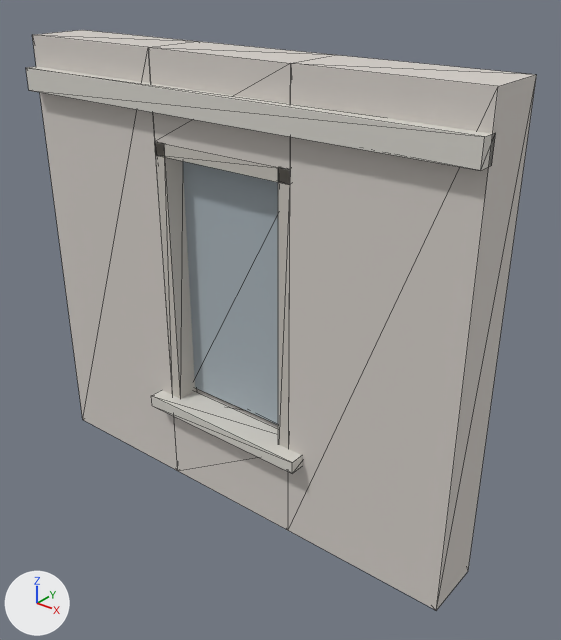
The glTF model public/models/facade/bay_tenement.lod2.glb: old version first, new version second.
Rendered twice from a 50 mm camera at (3.34, -3.55, 3.9) aimed at (0.26, 0.3, 1.52). Arrows for +X, +Y and +Z are at lower left; the lights stay in place. The picture after the commit comes second. Mesh edges are drawn as thin lines. Where no turn or scale is listed for an object, it has been applied to the vertices. Vertices at exactly the same position are counted once.

In view in the first picture: 'facade_bay_tenement'.
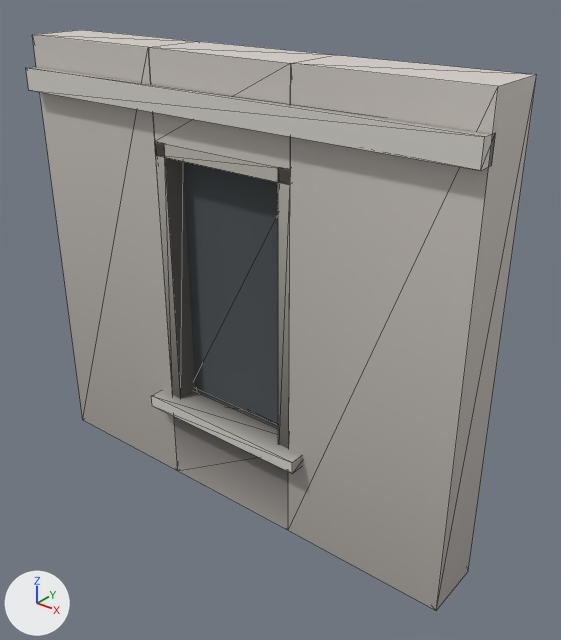
Location of each change, [x1, y1, x2, y2] in pixels of the pictures (561 x 640 px; the box of a moved part takes in the faces that stretch with it):
'facade_bay_tenement', recoloured, reshaped (darker)
    both: [26, 30, 537, 610]
part 1 of me_facade_bay_tenement, moved or reshaped
    both: [278, 168, 290, 449]

Diff of the bpy script that builds the scene:
```diff
--- a/public/models/facade/bay_tenement.lod2.glb.py
+++ b/public/models/facade/bay_tenement.lod2.glb.py
@@ mat_brick_painted @@
 n0 = _N.new('ShaderNodeBsdfPrincipled'); n0.name = 'Principled BSDF'
-n0.inputs[0].default_value = (0.66, 0.62, 0.58, 1.0)  # 'Base Color', light grey #d4cec8
 n0.inputs[2].default_value = 0.85  # 'Roughness'
 n1 = _N.new('ShaderNodeOutputMaterial'); n1.name = 'Material Output'
+n2 = _N.new('ShaderNodeMix'); n2.name = 'Mix'
+n2.data_type = 'RGBA'
+n2.blend_type = 'MULTIPLY'
+n2.inputs[0].default_value = 1.0  # 'Factor'
+n2.inputs[7].default_value = (0.66, 0.62, 0.58, 1.0)  # 'B', light grey #d4cec8
+n3 = _N.new('ShaderNodeVertexColor'); n3.name = 'Color Attribute'
 _L.new(n0.outputs[0], n1.inputs[0])  # 'BSDF' to 'Surface'
+_L.new(n2.outputs[2], n0.inputs[0])  # 'Result' to 'Base Color'
+_L.new(n3.outputs[0], n2.inputs[6])  # 'Color' to 'A'
@@ mat_glass_shop @@
 n0 = _N.new('ShaderNodeBsdfPrincipled'); n0.name = 'Principled BSDF'
-n0.inputs[0].default_value = (0.4, 0.46, 0.5, 1.0)  # 'Base Color', grey #aab5bc
 n0.inputs[2].default_value = 0.85  # 'Roughness'
 n1 = _N.new('ShaderNodeOutputMaterial'); n1.name = 'Material Output'
+n2 = _N.new('ShaderNodeMix'); n2.name = 'Mix'
+n2.data_type = 'RGBA'
+n2.blend_type = 'MULTIPLY'
+n2.inputs[0].default_value = 1.0  # 'Factor'
+n2.inputs[7].default_value = (0.4, 0.46, 0.5, 1.0)  # 'B', grey #aab5bc
+n3 = _N.new('ShaderNodeVertexColor'); n3.name = 'Color Attribute'
 _L.new(n0.outputs[0], n1.inputs[0])  # 'BSDF' to 'Surface'
+_L.new(n2.outputs[2], n0.inputs[0])  # 'Result' to 'Base Color'
+_L.new(n3.outputs[0], n2.inputs[6])  # 'Color' to 'A'
@@ mat_timber_painted @@
 n0 = _N.new('ShaderNodeBsdfPrincipled'); n0.name = 'Principled BSDF'
-n0.inputs[0].default_value = (0.58, 0.55, 0.5, 1.0)  # 'Base Color', light grey #c8c4bc
 n0.inputs[2].default_value = 0.85  # 'Roughness'
 n1 = _N.new('ShaderNodeOutputMaterial'); n1.name = 'Material Output'
+n2 = _N.new('ShaderNodeMix'); n2.name = 'Mix'
+n2.data_type = 'RGBA'
+n2.blend_type = 'MULTIPLY'
+n2.inputs[0].default_value = 1.0  # 'Factor'
+n2.inputs[7].default_value = (0.58, 0.55, 0.5, 1.0)  # 'B', light grey #c8c4bc
+n3 = _N.new('ShaderNodeVertexColor'); n3.name = 'Color Attribute'
 _L.new(n0.outputs[0], n1.inputs[0])  # 'BSDF' to 'Surface'
+_L.new(n2.outputs[2], n0.inputs[0])  # 'Result' to 'Base Color'
+_L.new(n3.outputs[0], n2.inputs[6])  # 'Color' to 'A'
@@ mat_stone_dressed @@
 n0 = _N.new('ShaderNodeBsdfPrincipled'); n0.name = 'Principled BSDF'
-n0.inputs[0].default_value = (0.68, 0.66, 0.61, 1.0)  # 'Base Color', light grey #d7d4cd
 n0.inputs[2].default_value = 0.85  # 'Roughness'
 n1 = _N.new('ShaderNodeOutputMaterial'); n1.name = 'Material Output'
+n2 = _N.new('ShaderNodeMix'); n2.name = 'Mix'
+n2.data_type = 'RGBA'
+n2.blend_type = 'MULTIPLY'
+n2.inputs[0].default_value = 1.0  # 'Factor'
+n2.inputs[7].default_value = (0.68, 0.66, 0.61, 1.0)  # 'B', light grey #d7d4cd
+n3 = _N.new('ShaderNodeVertexColor'); n3.name = 'Color Attribute'
 _L.new(n0.outputs[0], n1.inputs[0])  # 'BSDF' to 'Surface'
+_L.new(n2.outputs[2], n0.inputs[0])  # 'Result' to 'Base Color'
+_L.new(n3.outputs[0], n2.inputs[6])  # 'Color' to 'A'
@@ me_facade_bay_tenement @@
 me_facade_bay_tenement.from_pydata(...)  # 64 vertices, 120 faces; spans x -1.8..1.8, y -0.28..0.28, z -1.65..1.65
-me_facade_bay_tenement.vertices[38].co = (0.58, 0.01, 1.05)
-me_facade_bay_tenement.vertices[39].co = (0.49, -0.17, -0.95)
-me_facade_bay_tenement.vertices[40].co = (0.49, -0.17, 1.05)  # pixel (278, 167)
-me_facade_bay_tenement.vertices[41].co = (0.58, 0.01, -0.95)
-me_facade_bay_tenement.vertices[42].co = (0.49, 0.01, -0.95)
-me_facade_bay_tenement.vertices[43].co = (0.49, 0.01, 1.05)
+# me_facade_bay_tenement part 1
+me_facade_bay_tenement.vertices[38].co = (0.49, -0.17, -0.95)
+me_facade_bay_tenement.vertices[39].co = (0.49, -0.17, 1.05)  # pixel (278, 167)
+me_facade_bay_tenement.vertices[40].co = (0.58, 0.01, -0.95)
+me_facade_bay_tenement.vertices[41].co = (0.49, 0.01, -0.95)
+me_facade_bay_tenement.vertices[42].co = (0.49, 0.01, 1.05)
+me_facade_bay_tenement.vertices[43].co = (0.58, 0.01, 1.05)
 me_facade_bay_tenement.materials.append(mat_brick_painted)
```
